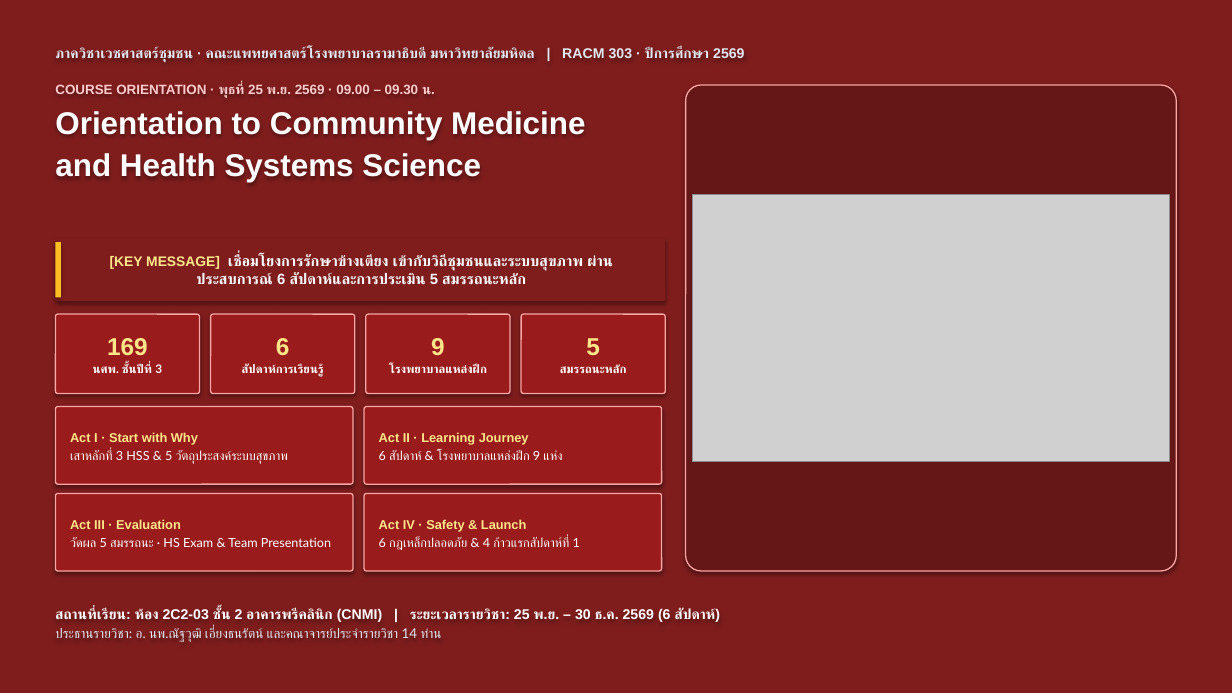
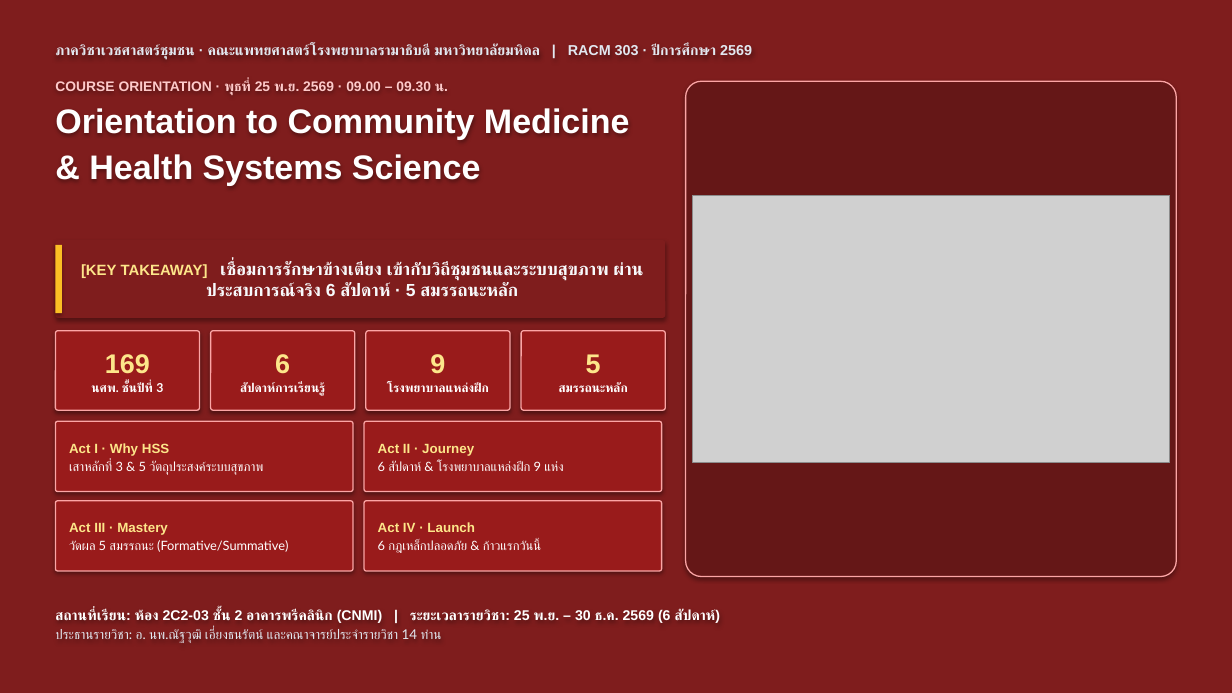
Before and after one commit to smartwoo/racm303-2569-faculty-member, a slide deck: slide 1 of exports/pptx/RACM303_2569_Orientation_Slides.pptx. Drawn at 1232x693 pixels with LibreOffice and Linux fonts; fonts in the diff are those of the drawing; grey boxes stand for pictures. Boxes give left, top, right and bottom in pixels: in the first picture for what was removed or moved away, otherwise in the second. Text is boxed around its words. In the diff, an @@ line names an element or a change of style, - is before the commit and + after.

Commit message:
feat(orientation): Apple Keynote 1/3 header + 2/3 Bento deck, HD original HSS figures with citations, and 6-form-factor responsive design

```diff
--- a/exports/pptx/RACM303_2569_Orientation_Slides.pptx
+++ b/exports/pptx/RACM303_2569_Orientation_Slides.pptx
@@ text "ภาควิชาเวชศาสตร์ชุมชน · คณะแพทยศาสตร์โรงพยาบาลรามาธิบดี มหาว ..." at (x1=55, y1=44, x2=752, y2=60): size 11 to 11.2 pt @@
@@ text at (x1=55, y1=80, x2=448, y2=95): size 10.5 to 10.8 pt in "COURSE ORIENTATION · พุธที่ 25 พ.ย. 2569 ..." @@
@@ rounded rectangle resized from (x1=686, y1=85, x2=1177, y2=571) to (x1=686, y1=81, x2=1177, y2=577) @@
@@ text at (x1=55, y1=108, x2=629, y2=186): text changed; size 24.5 to 26.5 pt @@
-Orientation to Community Medicine
-and Health Systems Science
+Orientation to Community Medicine
+& Health Systems Science
@@ rounded rectangle "[KEY TAKEAWAY] เชื่อมการรักษาข้างเตียง เข้ากับวิถีชุมชนและระ ..." resized from (x1=55, y1=238, x2=665, y2=301) to (x1=55, y1=240, x2=665, y2=318) @@
@@ rectangle resized from (x1=55, y1=242, x2=61, y2=298) to (x1=55, y1=245, x2=62, y2=313) @@
@@ text in rounded rectangle at (x1=81, y1=262, x2=643, y2=297): text changed; size 11.6 to 13.6 pt @@
-[KEY MESSAGE] เชื่อมโยงการรักษาข้างเตียง เข้ากับวิถีชุมชนและระบบสุขภาพ ผ่านประสบการณ์ 6 สัปดาห์และการประเมิน 5 สมรรถนะหลัก
+[KEY TAKEAWAY] เชื่อมการรักษาข้างเตียง เข้ากับวิถีชุมชนและระบบสุขภาพ ผ่านประสบการณ์จริง 6 สัปดาห์ · 5 สมรรถนะหลัก
@@ rounded rectangle "169" at (x1=55, y1=331, x2=200, y2=410): size 19 to 21 pt in "169"; size 9.2 to 9.6 pt in "นศพ. ชั้นปีที่ 3" @@
@@ rounded rectangle "6" at (x1=211, y1=331, x2=355, y2=410): size 19 to 21 pt in "6"; size 9.2 to 9.6 pt @@
@@ rounded rectangle "9" at (x1=366, y1=331, x2=510, y2=410): size 19 to 21 pt in "9"; size 9.2 to 9.6 pt @@
@@ 4 rounded rectangles moved together from (x1=55, y1=314, x2=665, y2=394) to (x1=55, y1=331, x2=665, y2=410) @@
@@ rounded rectangle "5" at (x1=521, y1=331, x2=665, y2=410): size 19 to 21 pt in "5"; size 9.2 to 9.6 pt @@
@@ rounded rectangle "Act I · Why HSS" resized from (x1=55, y1=407, x2=353, y2=484) to (x1=55, y1=421, x2=353, y2=492) @@
@@ text in rounded rectangle at (x1=69, y1=443, x2=263, y2=475): text changed; size 9.8 to 10 pt @@
-Act I · Start with Why
-เสาหลักที่ 3 HSS & 5 วัตถุประสงค์ระบบสุขภาพ
+Act I · Why HSS
+เสาหลักที่ 3 & 5 วัตถุประสงค์ระบบสุขภาพ
@@ rounded rectangle "Act II · Journey" resized from (x1=364, y1=407, x2=662, y2=484) to (x1=364, y1=421, x2=662, y2=492) @@
@@ text in rounded rectangle at (x1=378, y1=442, x2=474, y2=456): text changed; size 10 to 10.4 pt @@
-Act II · Learning Journey
+Act II · Journey
@@ text in rounded rectangle at (x1=378, y1=461, x2=563, y2=471): size 9.8 to 10 pt in "6 สัปดาห์ & โรงพยาบาลแหล่งฝึก 9 แห่ง" @@
@@ rounded rectangle "Act III · Mastery" resized from (x1=55, y1=494, x2=353, y2=571) to (x1=55, y1=501, x2=353, y2=571) @@
@@ rounded rectangle "Act IV · Launch" resized from (x1=364, y1=494, x2=662, y2=571) to (x1=364, y1=501, x2=662, y2=571) @@
@@ text in rounded rectangle at (x1=69, y1=523, x2=288, y2=552): text changed; size 9.8 to 10 pt @@
-Act III · Evaluation
-วัดผล 5 สมรรถนะ · HS Exam & Team Presentation
+Act III · Mastery
+วัดผล 5 สมรรถนะ (Formative/Summative)
@@ text in rounded rectangle at (x1=378, y1=522, x2=540, y2=553): text changed; size 9.8 to 10 pt @@
-Act IV · Safety & Launch
-6 กฎเหล็กปลอดภัย & 4 ก้าวแรกสัปดาห์ที่ 1
+Act IV · Launch
+6 กฎเหล็กปลอดภัย & ก้าวแรกวันนี้
```
Also in this commit, not shown: 13 other slides changed, 1 slide added, 1 slide removed, 6 other files.
